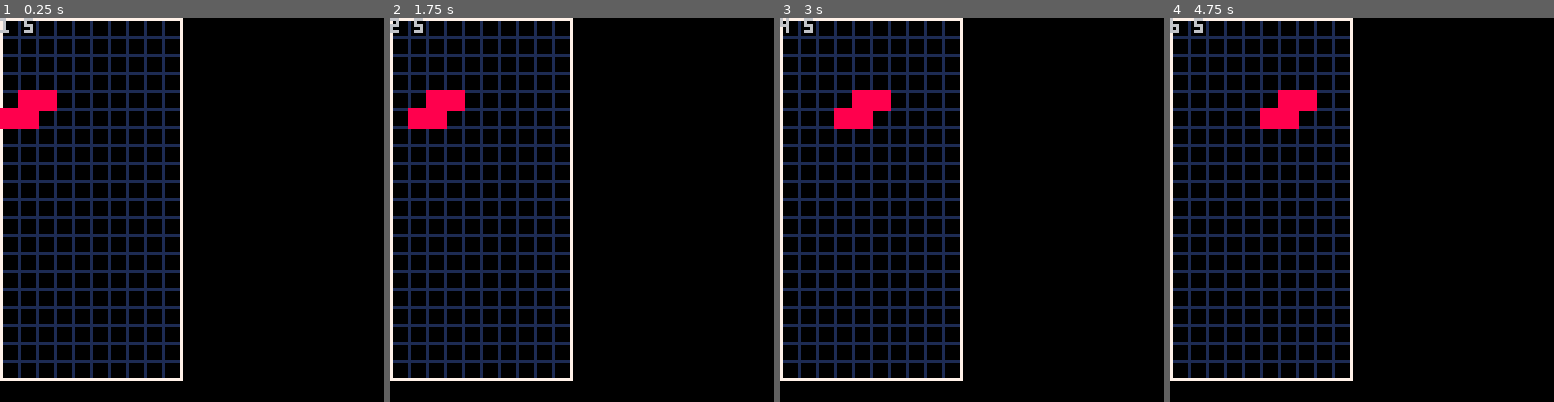
Above: before the commit, frames 1-4 (left to right).
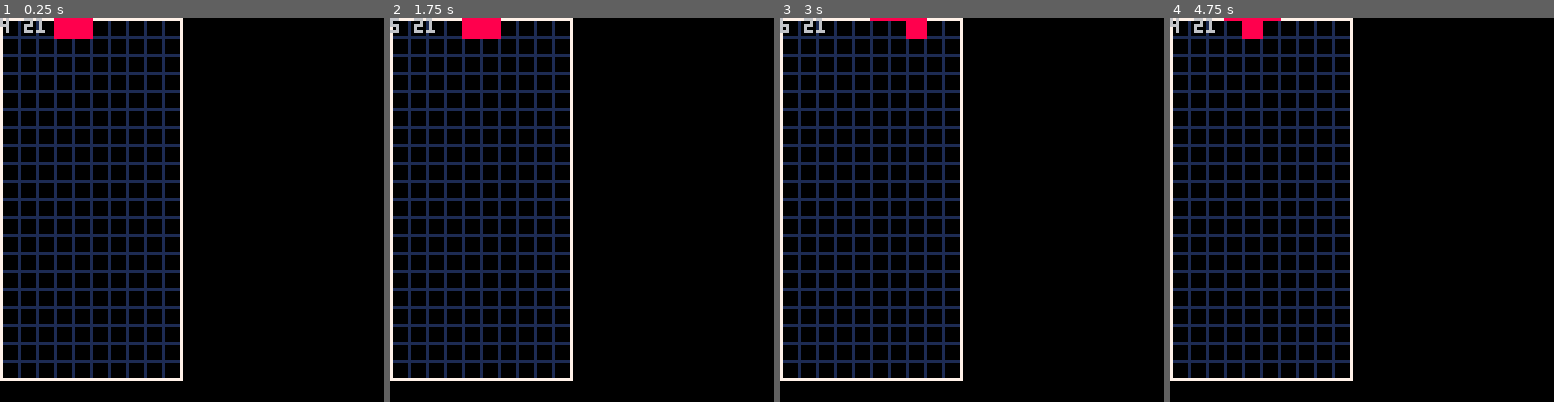
Above: after the commit, the same moments.

Repository: tesselode/tera
Game: PICO-8 cartridge tris.p8
The game is run twice, just before and just after one commit, with the same random seed, the same clock (stepped at 60 frames per second) and the same inputs.
Inputs:
- Up to frame 1 (0.25 s): no input
- Up to frame 2 (1.75 s): hold Right from 1.6 s (still down)
- Up to frame 3 (3 s): release Right at 2.1 s; hold Up 2.15-2.42 s; hold Right from 2.47 s (still down)
- Up to frame 4 (4.75 s): release Right at 3.03 s; hold Left 3.08-3.58 s; hold Right 4.02-4.68 s; hold Up from 4.73 s (still down)

The runs differ from the first frame. In frame 1, 1.8% of the frame differs, in the area x 0-25%, y 0-29%; in frame 2, 1.7%; in frame 3, 1.5%; in frame 4, 1.5%.

Commit message:
mixed bag randomizer

Diff:
--- a/tris.p8
+++ b/tris.p8
@@ -247,14 +247,27 @@
 	end
 end
 
+function state.game:populate_next_queue()
+	local shapes = {}
+	for shape, _ in pairs(tetrominoes) do
+		add(shapes, shape)
+	end
+	for _ = 1, #shapes do
+		local n = ceil(rnd(#shapes))
+		add(self.next_queue, shapes[n])
+		del(shapes, n)
+	end
+end
+
+function state.game:init_next_queue()
+	self.next_queue = {}
+	self:populate_next_queue()
+end
+
 function state.game:enter()
 	self:init_board()
-	self.current_tetromino = {
-		shape = 's',
-		x = 1,
-		y = 5,
-		orientation = 1,
-	}
+	self:init_next_queue()
+	self:spawn_tetromino()
 end
 
 function state.game:is_block_free(x, y)
@@ -279,6 +292,24 @@
 	return true
 end
 
+function state.game:spawn_tetromino()
+	local shape = self.next_queue[1]
+	del(self.next_queue, shape)
+	if #self.next_queue < 7 then
+		self:populate_next_queue()
+	end
+	self.current_tetromino = {
+		shape = shape,
+		x = 4,
+		y = shape == 'i' and 21 or 22,
+		orientation = 1,
+	}
+	local c = self.current_tetromino
+	if self:can_tetromino_fit(c.shape, c.x, c.y - 1, c.orientation) then
+		c.y = c.y - 1
+	end
+end
+
 function state.game:update()
 	local c = self.current_tetromino
 	if btnp(0) then
@@ -291,6 +322,17 @@
 			c.x += 1
 		end
 	end
+	if btnp(2) then
+		self:spawn_tetromino()
+	end
+end
+
+function state.game:draw_block(board_x, board_y)
+	local x1 = (board_x - 1) * block_size
+	local y1 = visible_board_height * block_size - (board_y - 1) * block_size
+	local x2 = x1 + block_size
+	local y2 = y1 + block_size
+	rectfill(x1, y1, x2, y2, 8)
 end
 
 function state.game:draw_board()
@@ -312,11 +354,10 @@
 	for relative_y = 1, #blocks do
 		local row = blocks[relative_y]
 		for relative_x = 1, #row do
-			local x = c.x + relative_x - 1
-			local y = c.y + relative_y - 1
+			local board_x = c.x + relative_x - 1
+			local board_y = c.y + relative_y - 1
 			if row[relative_x] == 1 then
-				rectfill((x - 1) * block_size, (y - 1) * block_size,
-					x * block_size, y * block_size, 8)
+				self:draw_block(board_x, board_y)
 			end
 		end
 	end
